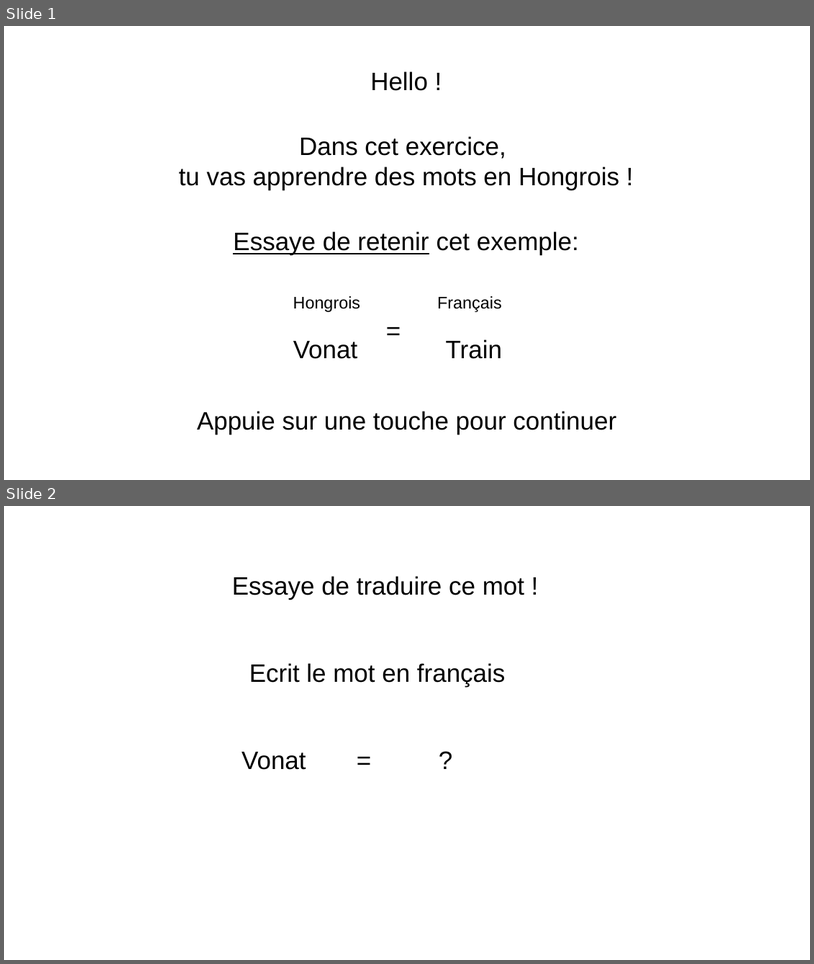
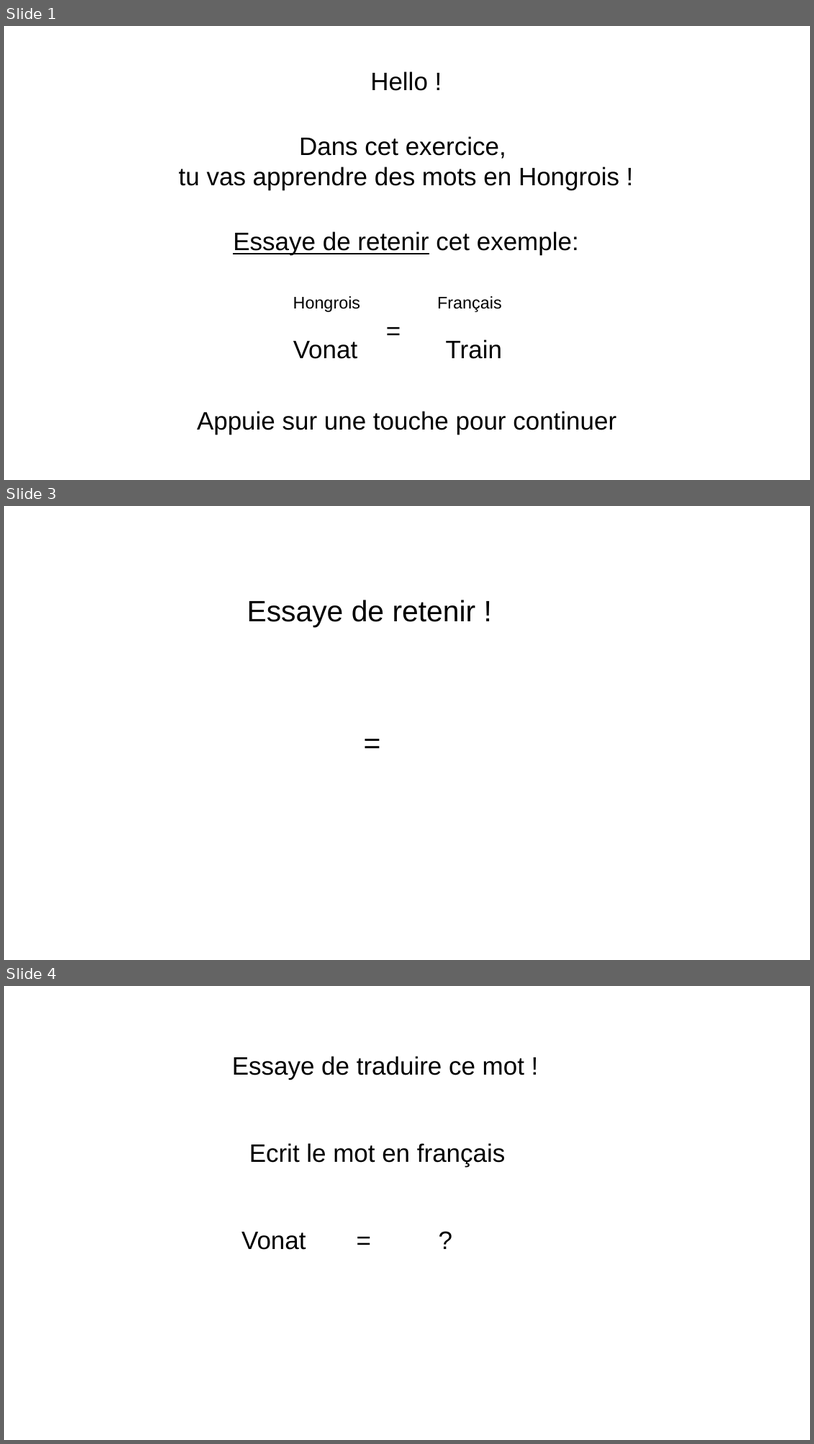
Before and after one commit to AlessandroCuozzo/Psycho, a slide deck: images/Images NEW.pptx. Shown one above the other, each under a label of ours: slides 1 and 2 before the commit, slides 1, 3 and 4 after it; the slides between them are not shown. The pictures are 814x964 and 814x1444 pixels, drawn with LibreOffice and Linux fonts; fonts in the diff are those of the drawing. Boxes give left, top, right and bottom in pixels: in the first picture for what was removed or moved away, otherwise in the second. Text is boxed around its words. In the diff, an @@ line names an element or a change of style, - is before the commit and + after.

```diff
--- a/images/Images NEW.pptx
+++ b/images/Images NEW.pptx
@@ slide 3 added at [4,506,810,960], background #FFFFFF @@
@@ text added at [247,600,476,628], 35 pt, text #000000 @@
+Essaye de retenir !
@@ text added at [358,721,387,762], 35 pt, text #000000 @@
+=
@@ what was slide 2 is now slide 4 @@
```
Also in this commit, not shown: 7 other slides added, 15 other files.
